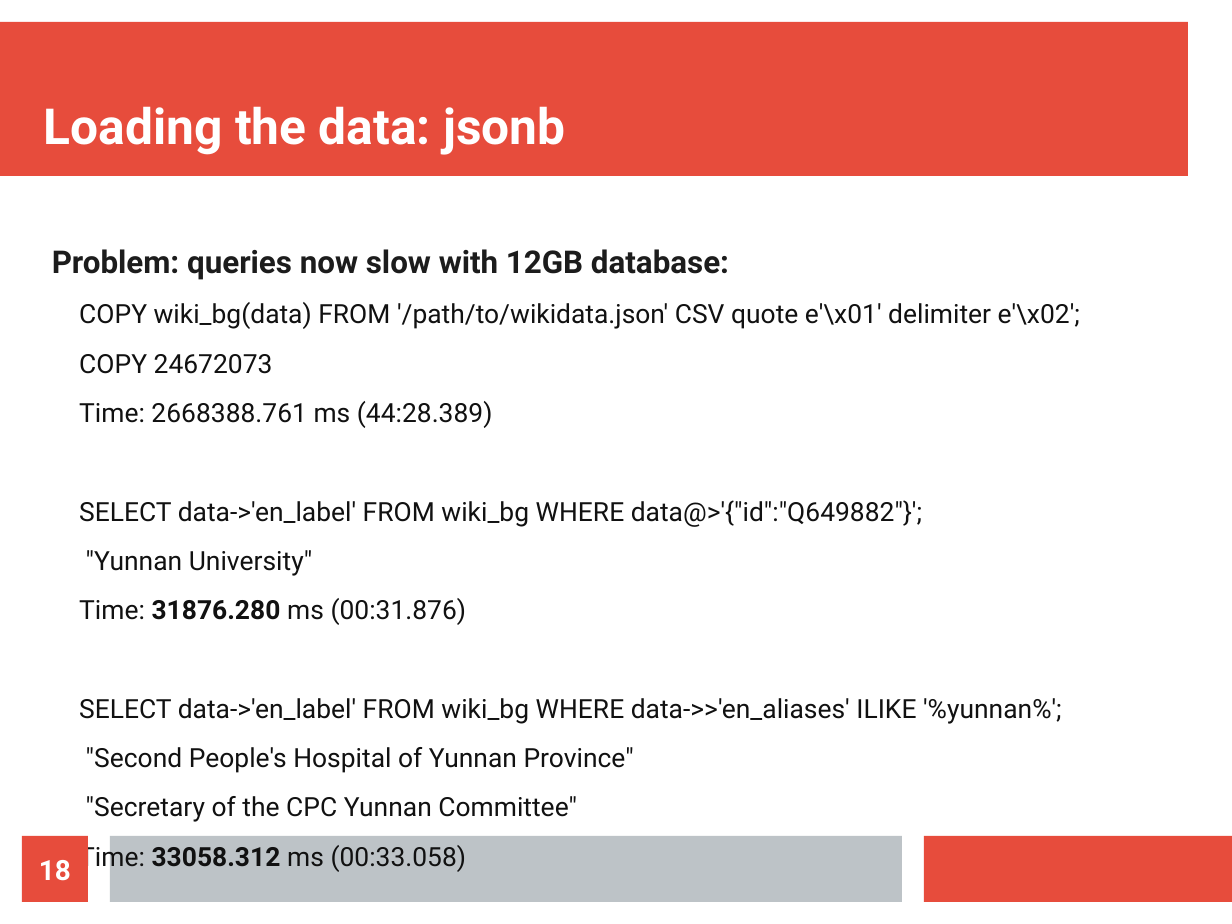
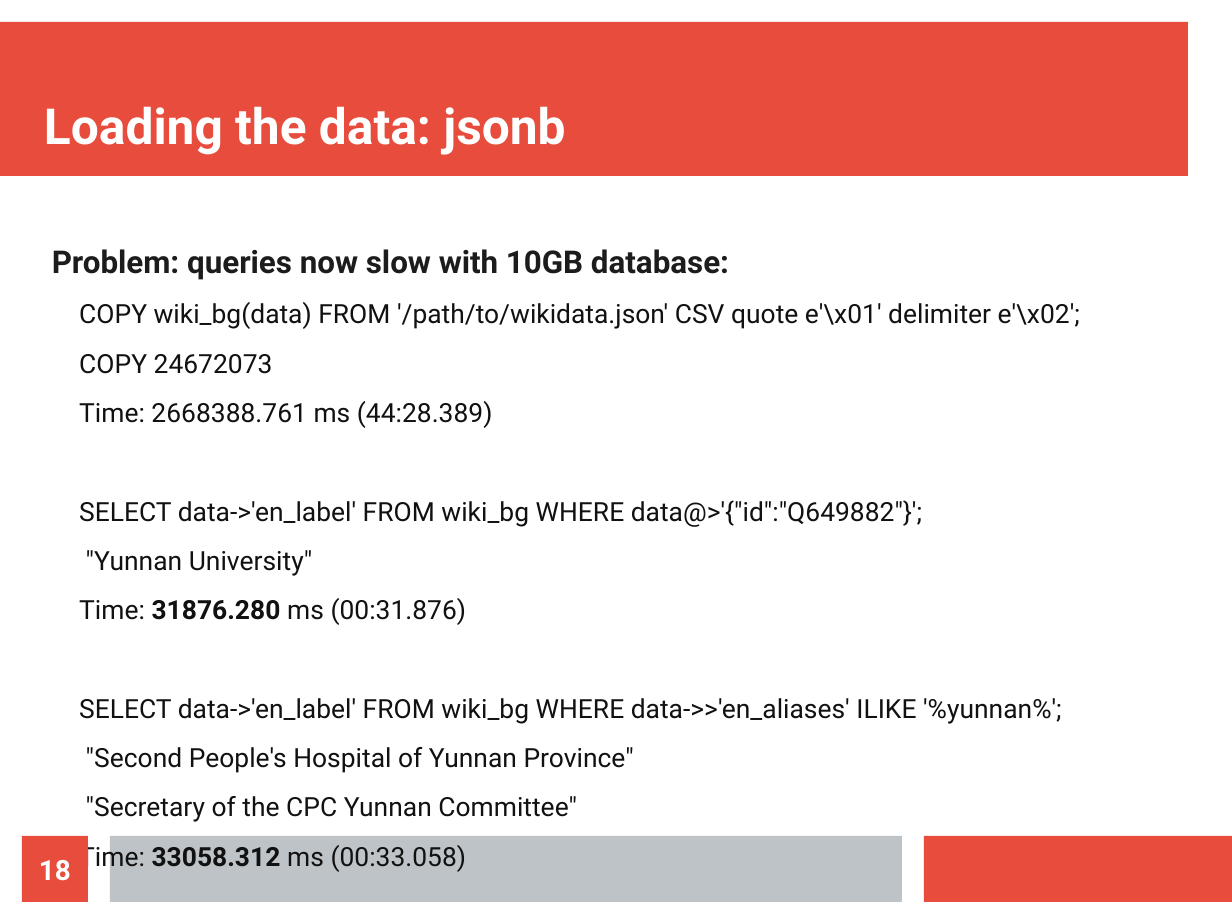
Before and after one commit to j-toma/wikidata, a slide deck: slide 18 of wikidata0-02.odp. Drawn at 1232x924 pixels with LibreOffice and Linux fonts; fonts in the diff are those of the drawing. Boxes give left, top, right and bottom in pixels: in the first picture for what was removed or moved away, otherwise in the second. Text is boxed around its words. In the diff, an @@ line names an element or a change of style, - is before the commit and + after.

Commit message:
translate presentation

```diff
--- a/wikidata0-02.odp
+++ b/wikidata0-02.odp
@@ text at (52, 249, 729, 280): text changed @@
-Problem: queries now slow with 12GB database:
+Problem: queries now slow with 10GB database:
```
